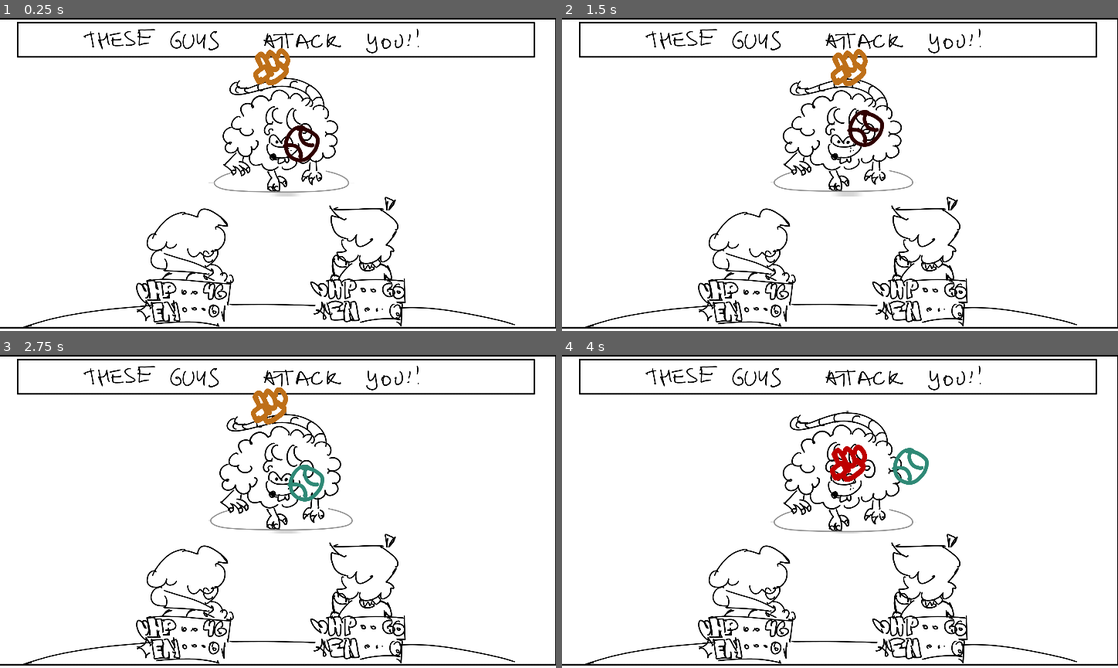
Above: before the commit, frames 1-4 (two rows, left to right).
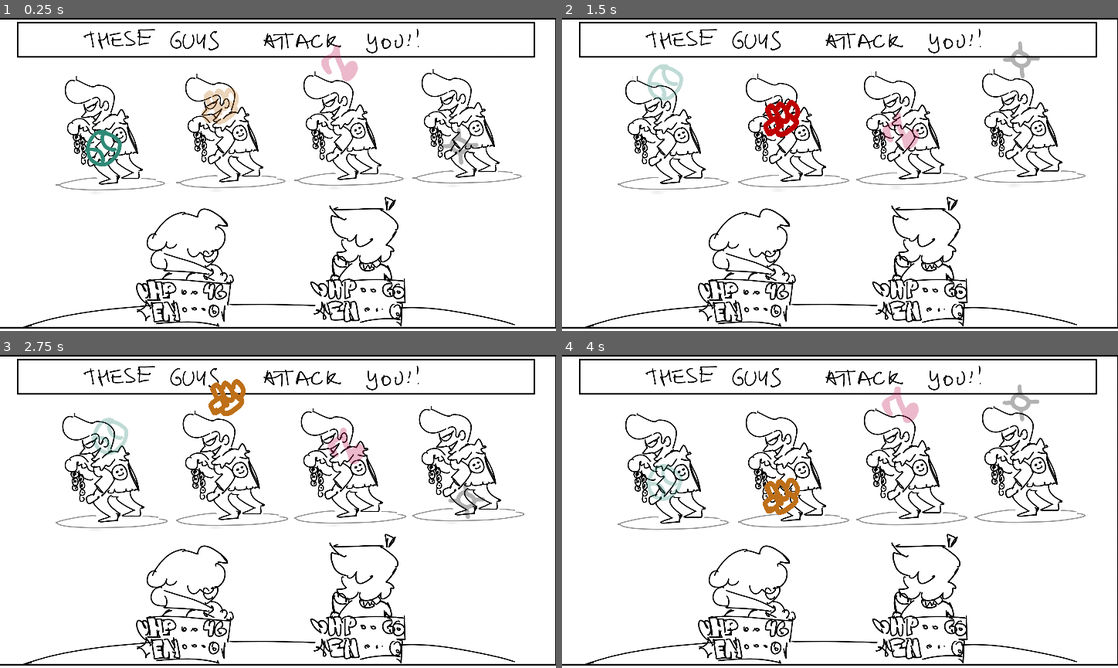
Above: after the commit, the same moments.

Repository: mrpedrobraga/dreamtone_prototypes
Game: Godot game, scene res://BattleScene.tscn
Two runs of this game, one before a commit and one after it. Both use one fixed random seed, a clock stepped at 60 frames per second and the inputs below.
Inputs:
- Up to frame 1 (0.25 s): no input
- Up to frame 2 (1.5 s): hold Right (ui_right) 0.53-1.28 s; tap Z (B) at 0.6, 1.35 s; hold Down (ui_down) from 1.28 s (still down)
- Up to frame 3 (2.75 s): release Down (ui_down) at 2.03 s; hold Right (ui_right) from 2.03 s (still down); tap Z (B) at 2.1 s
- Up to frame 4 (4 s): release Right (ui_right) at 2.78 s; hold Up (ui_up) 2.78-3.53 s; tap Z (B) at 2.85, 3.6 s; hold Left (ui_left) from 3.53 s (still down)

The runs differ from the first frame. In frame 1, 7.1% of the frame differs, in the area x 10-94%, y 8-58%; in frame 2, 7.2%; in frame 3, 7.4%; in frame 4, 7.4%, in the area x 10-95%, y 9-58%.

Commit message:
feat: Made the indicators go one by one.

Diff:
--- a/Attack.gd
+++ b/Attack.gd
@@ -7,15 +7,16 @@
 
 enum AttackType {
 	HORIZONTAL_SLIDER,
-	VERTICAL_SLIDER,
 	SHRINKING_CIRCLE
 }
 export(AttackType) var attack_mode
 
 # -- the action associated with this target
 
+export var active = false
 export var action = "B"
 export(float, 0.0, 1.0) var time_offset = 0.0
+export(float, 0.0, 1.0) var angle_offset = 0.0
 
 signal hit
 signal miss
@@ -46,35 +47,41 @@
 
 func _process(delta):
 	time_since_beginning += delta
-	timer -= delta
 
-	# You'll hit your attack if you do so when the indicator is inside the hitbox.
-	hitting_window = $Hitbox.get_rect().has_point(indicator_position)
+	if active:
+		timer -= delta
 
-	if attack_mode == AttackType.SHRINKING_CIRCLE:
-		# Auto attack when the shrinking circle reaches its target size.
-		if timer < 0 or Input.is_action_just_pressed(action):
+		# You'll hit your attack if you do so when the indicator is inside the hitbox.
+		_process_hitbox_check()
+
+		if attack_mode == AttackType.SHRINKING_CIRCLE:
+			# Auto attack when the shrinking circle reaches its target size.
+			if timer < 0 or Input.is_action_just_pressed(action):
+				_attack()
+				_begin()
+		# Otherwise, wait for input to attack.
+		elif Input.is_action_just_pressed(action):
 			_attack()
-			_begin()
-	# Otherwise, wait for input to attack.
-	elif Input.is_action_just_pressed(action):
-		_attack()
 
 	#--- LINEAR ---#
 	match attack_mode:
 		AttackType.HORIZONTAL_SLIDER:
-			var angle = 0
-			indicator_position = Vector2(32 * cos(time_since_beginning * 5 + time_offset * TAU), 4 * sin(time_since_beginning * 3)).rotated(angle)
-			indicator_position += rect_size / 2
-		AttackType.VERTICAL_SLIDER:
-			var angle = TAU / 4
-			indicator_position = Vector2(32 * cos(time_since_beginning * 5 + time_offset * TAU), 4 * sin(time_since_beginning * 3)).rotated(angle)
+			var speed = 3
+			indicator_position = Vector2(
+				24 * cos(time_since_beginning * speed + time_offset * TAU),
+				2 * sin(time_since_beginning * speed * 0.6)
+			).rotated(angle_offset * TAU)
 			indicator_position += rect_size / 2
 		AttackType.SHRINKING_CIRCLE:
 			var vector = Input.get_vector('ui_left', 'ui_right', 'ui_up', 'ui_down')
 			indicator_position += vector
 
 	update()
+
+func _process_hitbox_check():
+	hitting_window = false
+	for hitbox in get_tree().get_nodes_in_group("Hitbox"):
+		hitting_window = hitting_window or hitbox.get_rect().has_point(indicator_position)
 
 func _attack():
 		if hitting_window:
@@ -93,9 +100,12 @@
 	var _indicator_size = Vector2(16, 16)
 	var _indicator_color = Color.white
 
-	# Making sure to draw it centered!
-	if hitting_window:
-		_indicator_color = Color.red
+	if active:
+		if hitting_window:
+			_indicator_color = Color.red
+	else:
+		_indicator_color.a = 0.3
+
 	draw_texture_rect(indicator_texture,  Rect2(where - _indicator_size / 2, _indicator_size), false, _indicator_color)
 
 	if attack_mode == AttackType.SHRINKING_CIRCLE:
--- a/BattleScene.gd
+++ b/BattleScene.gd
@@ -1,10 +1,19 @@
 extends Control
+
+var attack_no = 0
+var attacknodes = ["AttackNathan", "AttackNeil", "AttackJenny", "AttackDarell"]
 
 func _on_Attack_hit() -> void:
 	$BAM.show()
 	_freeze_frame()
 	$Camera2D.shake()
 	$Hit.play()
+	_next()
+
+func _next():
+	get_node("Attacks/"+attacknodes[attack_no]).active = false
+	attack_no = (attack_no + 1) % attacknodes.size()
+	get_node("Attacks/"+attacknodes[attack_no]).active = true
 
 func _freeze_frame():
 	get_tree().paused = true
@@ -12,6 +21,5 @@
 	yield($Timer, "timeout")
 	get_tree().paused = false
 
-
 func _on_Attack_miss() -> void:
-	print("Oopsie!")
+	_next()
--- a/BattleScene.tscn
+++ b/BattleScene.tscn
@@ -1,16 +1,18 @@
-[gd_scene load_steps=14 format=2]
+[gd_scene load_steps=16 format=2]
 
 [ext_resource path="res://assets/base.png" type="Texture" id=1]
-[ext_resource path="res://assets/enemie_ratmare.png" type="Texture" id=2]
+[ext_resource path="res://assets/enemie_punkman.png" type="Texture" id=2]
 [ext_resource path="res://Attack.gd" type="Script" id=3]
 [ext_resource path="res://assets/fx_bam.png" type="Texture" id=4]
-[ext_resource path="res://assets/forest_battle.ogg" type="AudioStream" id=5]
+[ext_resource path="res://assets/mus_dreamy_foes.ogg" type="AudioStream" id=5]
 [ext_resource path="res://Camera2D.gd" type="Script" id=6]
 [ext_resource path="res://BattleScene.gd" type="Script" id=7]
 [ext_resource path="res://assets/snd_hit.wav" type="AudioStream" id=8]
 [ext_resource path="res://BAM.gd" type="Script" id=9]
-[ext_resource path="res://assets/ball.png" type="Texture" id=10]
-[ext_resource path="res://assets/punch.png" type="Texture" id=11]
+[ext_resource path="res://assets/indicator_nathan.png" type="Texture" id=10]
+[ext_resource path="res://assets/indicator_neil.png" type="Texture" id=11]
+[ext_resource path="res://assets/indicator_jenny.png" type="Texture" id=12]
+[ext_resource path="res://assets/indicator_darell.png" type="Texture" id=13]
 
 [sub_resource type="Shader" id=1]
 code = "shader_type canvas_item;
@@ -34,9 +36,16 @@
 anchor_right = 1.0
 anchor_bottom = 1.0
 script = ExtResource( 7 )
+__meta__ = {
+"_edit_lock_": true
+}
 
 [node name="Hit" type="AudioStreamPlayer" parent="."]
 stream = ExtResource( 8 )
+
+[node name="Music" type="AudioStreamPlayer" parent="."]
+stream = ExtResource( 5 )
+autoplay = true
 
 [node name="Timer" type="Timer" parent="."]
 wait_time = 0.1
@@ -46,10 +55,9 @@
 anchor_mode = 0
 current = true
 script = ExtResource( 6 )
-
-[node name="Music" type="AudioStreamPlayer" parent="."]
-stream = ExtResource( 5 )
-autoplay = true
+__meta__ = {
+"_edit_lock_": true
+}
 
 [node name="BAM" type="TextureRect" parent="."]
 pause_mode = 2
@@ -64,6 +72,9 @@
 expand = true
 stretch_mode = 6
 script = ExtResource( 9 )
+__meta__ = {
+"_edit_lock_": true
+}
 
 [node name="Base" type="TextureRect" parent="."]
 anchor_right = 1.0
@@ -75,50 +86,142 @@
 texture = ExtResource( 1 )
 expand = true
 stretch_mode = 6
-
-[node name="EnemieRatmare" type="TextureRect" parent="."]
-material = SubResource( 2 )
-margin_left = 90.0
+__meta__ = {
+"_edit_lock_": true
+}
+
+[node name="Enemy1" type="TextureRect" parent="."]
+material = SubResource( 2 )
+margin_left = 24.0
+margin_top = 25.0
+margin_right = 73.0
+margin_bottom = 76.0
+rect_pivot_offset = Vector2( 0, 20 )
+texture = ExtResource( 2 )
+expand = true
+__meta__ = {
+"_edit_lock_": true
+}
+
+[node name="Hitbox" type="Control" parent="Enemy1" groups=["Hitbox"]]
+margin_left = 8.0
+margin_top = 6.0
+margin_right = 29.0
+margin_bottom = 24.0
+
+[node name="Enemy2" type="TextureRect" parent="."]
+material = SubResource( 2 )
+margin_left = 76.0
 margin_top = 24.0
-margin_right = 153.0
-margin_bottom = 77.0
-texture = ExtResource( 2 )
-expand = true
-
-[node name="Attack" type="Control" parent="."]
-pause_mode = 1
-margin_left = 86.0
+margin_right = 125.0
+margin_bottom = 75.0
+rect_pivot_offset = Vector2( 0, 20 )
+texture = ExtResource( 2 )
+expand = true
+__meta__ = {
+"_edit_lock_": true
+}
+
+[node name="Hitbox" type="Control" parent="Enemy2" groups=["Hitbox"]]
+margin_left = 6.0
+margin_top = 4.0
+margin_right = 27.0
+margin_bottom = 22.0
+
+[node name="Enemy3" type="TextureRect" parent="."]
+material = SubResource( 2 )
+margin_left = 127.0
+margin_top = 23.0
+margin_right = 176.0
+margin_bottom = 74.0
+rect_pivot_offset = Vector2( 0, 20 )
+texture = ExtResource( 2 )
+expand = true
+__meta__ = {
+"_edit_lock_": true
+}
+
+[node name="Hitbox" type="Control" parent="Enemy3" groups=["Hitbox"]]
+margin_left = 7.0
+margin_top = 4.0
+margin_right = 28.0
+margin_bottom = 22.0
+
+[node name="Enemy4" type="TextureRect" parent="."]
+material = SubResource( 2 )
+margin_left = 178.0
+margin_top = 22.0
+margin_right = 227.0
+margin_bottom = 73.0
+rect_pivot_offset = Vector2( 0, 20 )
+texture = ExtResource( 2 )
+expand = true
+__meta__ = {
+"_edit_lock_": true
+}
+
+[node name="Hitbox" type="Control" parent="Enemy4" groups=["Hitbox"]]
+margin_left = 8.0
+margin_top = 3.0
+margin_right = 29.0
+margin_bottom = 21.0
+
+[node name="Attacks" type="Control" parent="."]
+margin_right = 40.0
+margin_bottom = 40.0
+
+[node name="AttackNathan" type="Control" parent="Attacks"]
+pause_mode = 1
+margin_left = 27.0
+margin_top = 27.0
+margin_right = 64.0
+margin_bottom = 50.0
+script = ExtResource( 3 )
+indicator_texture = ExtResource( 10 )
+active = true
+angle_offset = 0.25
+
+[node name="AttackNeil" type="Control" parent="Attacks"]
+pause_mode = 1
+margin_left = 78.0
+margin_top = 27.0
+margin_right = 114.0
+margin_bottom = 47.0
+script = ExtResource( 3 )
+indicator_texture = ExtResource( 11 )
+action = "A"
+time_offset = 0.125
+angle_offset = 0.25
+
+[node name="AttackJenny" type="Control" parent="Attacks"]
+pause_mode = 1
+margin_left = 129.0
+margin_top = 26.0
+margin_right = 166.0
+margin_bottom = 48.0
+script = ExtResource( 3 )
+indicator_texture = ExtResource( 12 )
+action = "X"
+time_offset = 0.5
+angle_offset = 0.25
+
+[node name="AttackDarell" type="Control" parent="Attacks"]
+pause_mode = 1
+margin_left = 181.0
 margin_top = 24.0
-margin_right = 154.0
-margin_bottom = 79.0
-script = ExtResource( 3 )
-indicator_texture = ExtResource( 10 )
-
-[node name="Hitbox" type="Control" parent="Attack"]
-margin_left = 27.0
-margin_top = 20.0
-margin_right = 48.0
-margin_bottom = 38.0
-
-[node name="Attack2" type="Control" parent="."]
-pause_mode = 1
-margin_left = 86.0
-margin_top = 24.0
-margin_right = 154.0
-margin_bottom = 79.0
-script = ExtResource( 3 )
-indicator_texture = ExtResource( 11 )
-attack_mode = 1
-action = "A"
-time_offset = 0.25
-
-[node name="Hitbox" type="Control" parent="Attack2"]
-margin_left = 27.0
-margin_top = 20.0
-margin_right = 48.0
-margin_bottom = 38.0
-
-[connection signal="hit" from="Attack" to="." method="_on_Attack_hit"]
-[connection signal="miss" from="Attack" to="." method="_on_Attack_miss"]
-[connection signal="hit" from="Attack2" to="." method="_on_Attack_hit"]
-[connection signal="miss" from="Attack2" to="." method="_on_Attack_miss"]
+margin_right = 218.0
+margin_bottom = 54.0
+script = ExtResource( 3 )
+indicator_texture = ExtResource( 13 )
+action = "Y"
+time_offset = 0.75
+angle_offset = 0.25
+
+[connection signal="hit" from="Attacks/AttackNathan" to="." method="_on_Attack_hit"]
+[connection signal="miss" from="Attacks/AttackNathan" to="." method="_on_Attack_miss"]
+[connection signal="hit" from="Attacks/AttackNeil" to="." method="_on_Attack_hit"]
+[connection signal="miss" from="Attacks/AttackNeil" to="." method="_on_Attack_miss"]
+[connection signal="hit" from="Attacks/AttackJenny" to="." method="_on_Attack_hit"]
+[connection signal="miss" from="Attacks/AttackJenny" to="." method="_on_Attack_miss"]
+[connection signal="hit" from="Attacks/AttackDarell" to="." method="_on_Attack_hit"]
+[connection signal="miss" from="Attacks/AttackDarell" to="." method="_on_Attack_miss"]
--- a/project.godot
+++ b/project.godot
@@ -37,6 +37,18 @@
 , Object(InputEventJoypadButton,"resource_local_to_scene":false,"resource_name":"","device":0,"button_index":1,"pressure":0.0,"pressed":false,"script":null)
  ]
 }
+X={
+"deadzone": 0.5,
+"events": [ Object(InputEventKey,"resource_local_to_scene":false,"resource_name":"","device":0,"alt":false,"shift":false,"control":false,"meta":false,"command":false,"pressed":false,"scancode":67,"physical_scancode":0,"unicode":0,"echo":false,"script":null)
+, Object(InputEventJoypadButton,"resource_local_to_scene":false,"resource_name":"","device":0,"button_index":3,"pressure":0.0,"pressed":false,"script":null)
+ ]
+}
+Y={
+"deadzone": 0.5,
+"events": [ Object(InputEventKey,"resource_local_to_scene":false,"resource_name":"","device":0,"alt":false,"shift":false,"control":false,"meta":false,"command":false,"pressed":false,"scancode":86,"physical_scancode":0,"unicode":0,"echo":false,"script":null)
+, Object(InputEventJoypadButton,"resource_local_to_scene":false,"resource_name":"","device":0,"button_index":2,"pressure":0.0,"pressed":false,"script":null)
+ ]
+}
 
 [physics]
 
Not shown, removed: assets/forest_battle.ogg.import
Binary file added: assets/indicator_darell.png
Not shown, added: assets/indicator_darell.png.import
Binary file added: assets/indicator_jenny.png
Not shown, changed: assets/indicator_jenny.png.import
Renamed: assets/ball.png -> assets/indicator_nathan.png
Not shown, added: assets/indicator_nathan.png.import
Renamed: assets/punch.png -> assets/indicator_neil.png
Not shown, changed: assets/indicator_neil.png.import
Not shown, added: assets/mus_dreamy_foes.ogg.import
Not shown, added: assets/mus_forest_battle.ogg.import
Not shown, added: assets/mus_dreamy_foes.ogg
(and 1 more such lines)
